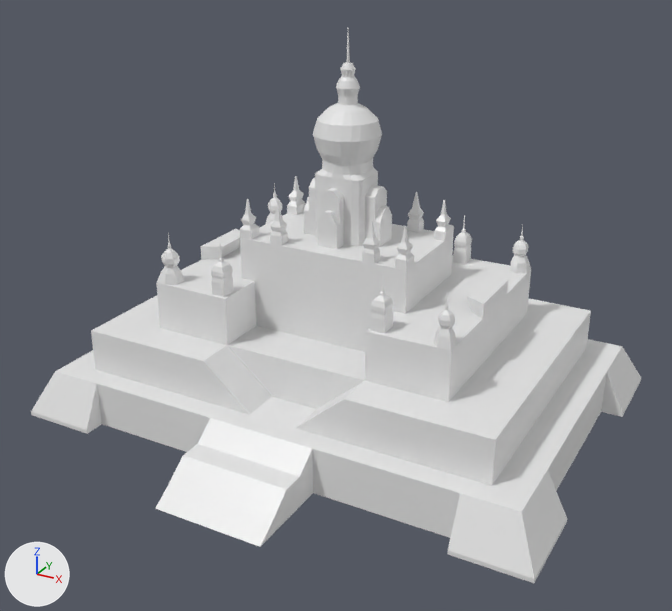
The FBX model Assets/Models/Epocas/Korra/Tribu Agua Sur/Palacio Real.fbx, before and after one commit.
The view is the same before and after, from a 50 mm camera at (17.6, -33.0, 13.2) aimed at (0.7, -2.3, -2.2). Every picture has the same lights, and +X, +Y and +Z are marked at lower left. Where no turn or scale is listed for an object, it has been applied to the vertices.
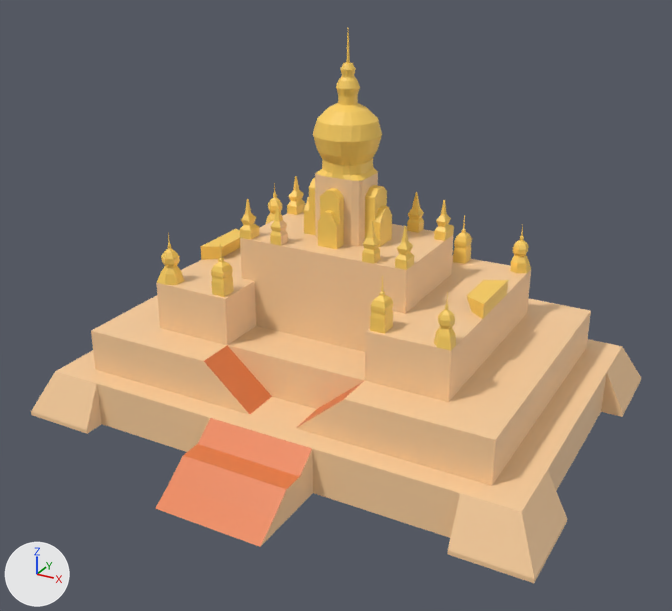
Where the change shows, as pixel boxes [x1, y1, x2, y2] in the pictures (672 x 611 px):
part 1 of me_cube, recoloured (white to beige): [31, 173, 641, 583] in both
part 2 of me_cube, recoloured (white to orange): [157, 28, 531, 351] in both
part 3 of me_cube, recoloured (white to orange): [155, 418, 312, 547] in both
part 4 of me_cube, recoloured (white to orange): [204, 345, 364, 428] in both

What changed in the scene script:
```text
Add mat_material_017:
    mat_material_017 = principled_material('Material.017')
    mat_material_017.base_color = (1.0, 0.644, 0.119)  # yellow #ffd261
Add mat_material_018:
    mat_material_018 = principled_material('Material.018')
    mat_material_018.base_color = (0.8, 0.208, 0.064)  # orange #e77e48
Add mat_casa:
    mat_casa = principled_material('Casa')
    mat_casa.base_color = (0.964, 0.627, 0.339)  # beige #fbcf9d
Change me_cube:
    where me_cube.from_pydata(...)  # 1520 vertices, 1507 faces; spans x -11.5..11.5, y -10.9..8.1, z -1.0..15.3
    used by ob_cube; location = (0.0, 0.0, -6.8)
    me_cube part 1: 376 of the faces centred in x -11.5..11.5, y -10.0..8.1, z -1.0..9.4 switch from mat_material (white #e7e7e7) to mat_casa (beige #fbcf9d)
    me_cube part 2: 1111 of the faces centred in x -6.7..6.7, y -4.5..4.5, z 5.2..15.3 switch from mat_material (white #e7e7e7) to mat_material_017 (yellow #ffd261)
    me_cube part 3: all 16 faces centred in x -1.5..1.6, y -10.4..-7.7, z -0.7..0.7 switch from mat_material (white #e7e7e7) to mat_material_018 (orange #e77e48)
    me_cube part 4: all 4 faces centred in x -2.7..2.7, y -5.4, z 1.5..2.4 switch from mat_material (white #e7e7e7) to mat_material_018 (orange #e77e48)
```
